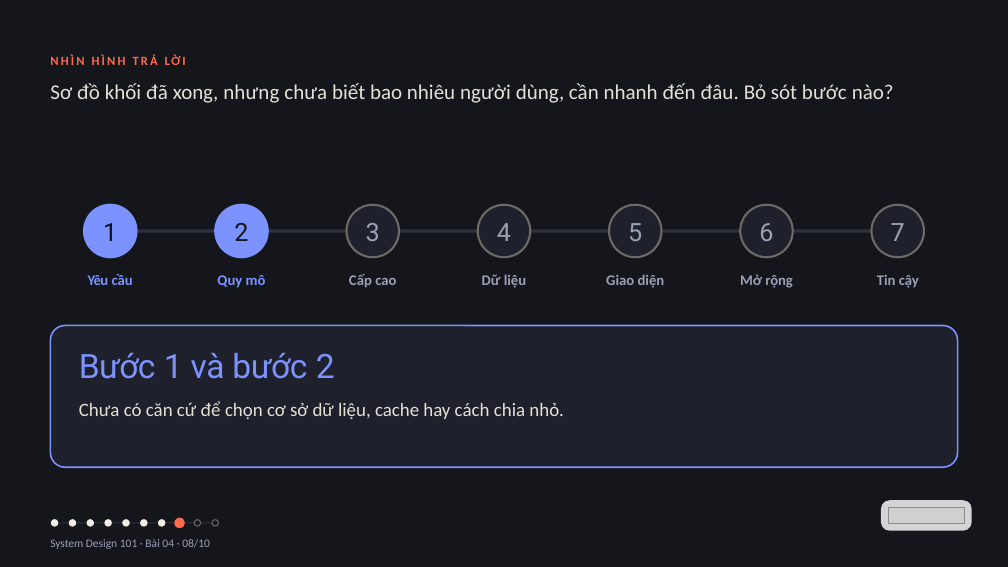
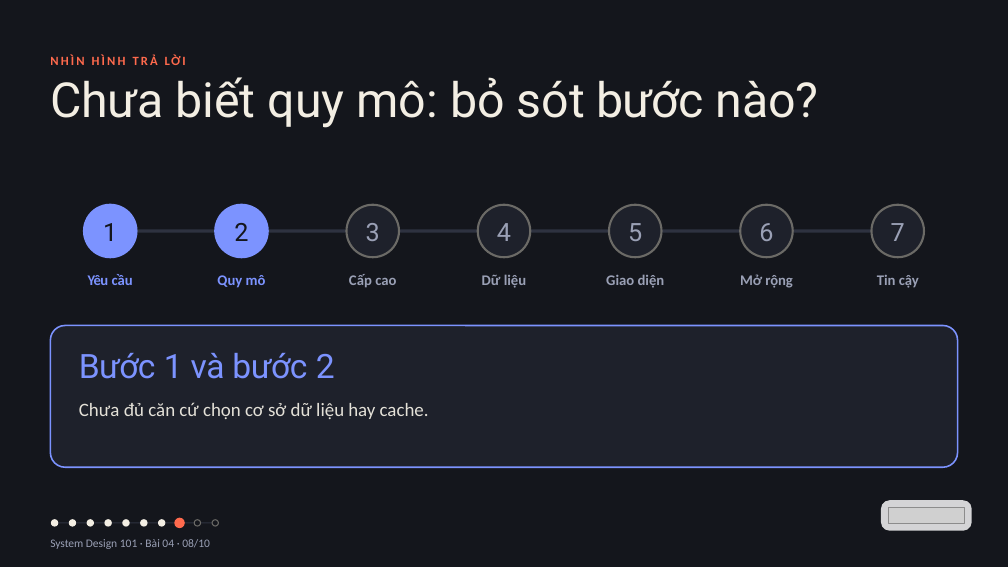
Before and after one commit to vohoailinh90/tool-marketing-studio, a slide deck: slide 8 of system-design-101/vi/lessons/sd-05-004/slides/sd-05-004.pptx. Drawn at 1008x567 pixels with LibreOffice and Linux fonts; fonts in the diff are those of the drawing; grey boxes stand for pictures. Boxes give left, top, right and bottom in pixels: in the first picture for what was removed or moved away, otherwise in the second. Text is boxed around its words. In the diff, an @@ line names an element or a change of style, - is before the commit and + after.

```diff
--- a/system-design-101/vi/lessons/sd-05-004/slides/sd-05-004.pptx
+++ b/system-design-101/vi/lessons/sd-05-004/slides/sd-05-004.pptx
@@ text at box(50, 77, 818, 128): text changed; size 30 to 69 pt; font Calibri to Roboto; text colour #E4E1D8 to #F3EEE3 @@
-Sơ đồ khối đã xong, nhưng chưa biết bao nhiêu người dùng, cần nhanh đến đâu. Bỏ sót bước nào?
+Chưa biết quy mô: bỏ sót bước nào?
@@ text at box(79, 402, 429, 419): text changed @@
-Chưa có căn cứ để chọn cơ sở dữ liệu, cache hay cách chia nhỏ.
+Chưa đủ căn cứ chọn cơ sở dữ liệu hay cache.
```
Also in this commit, not shown: 3 other files.
